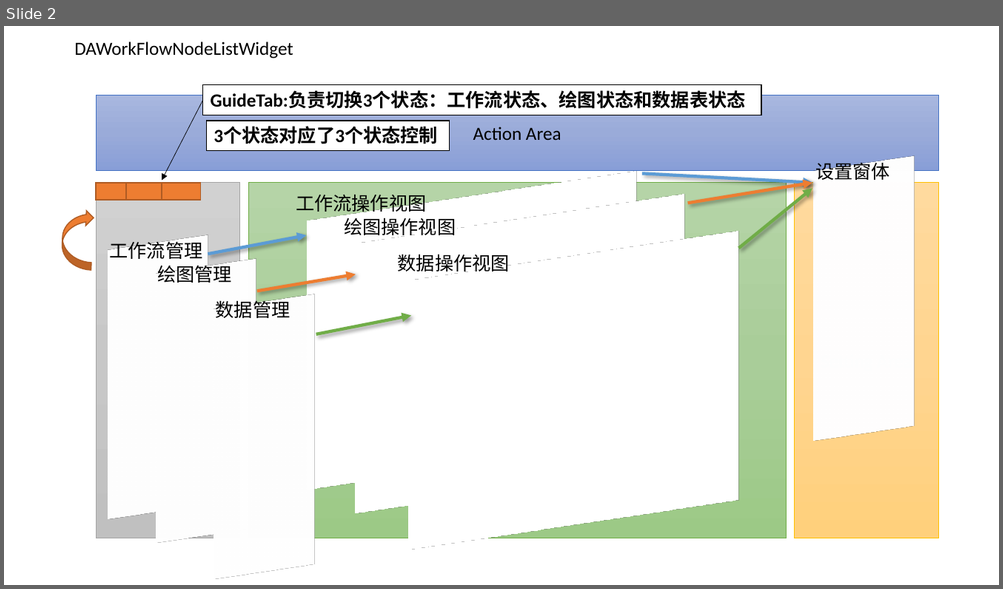
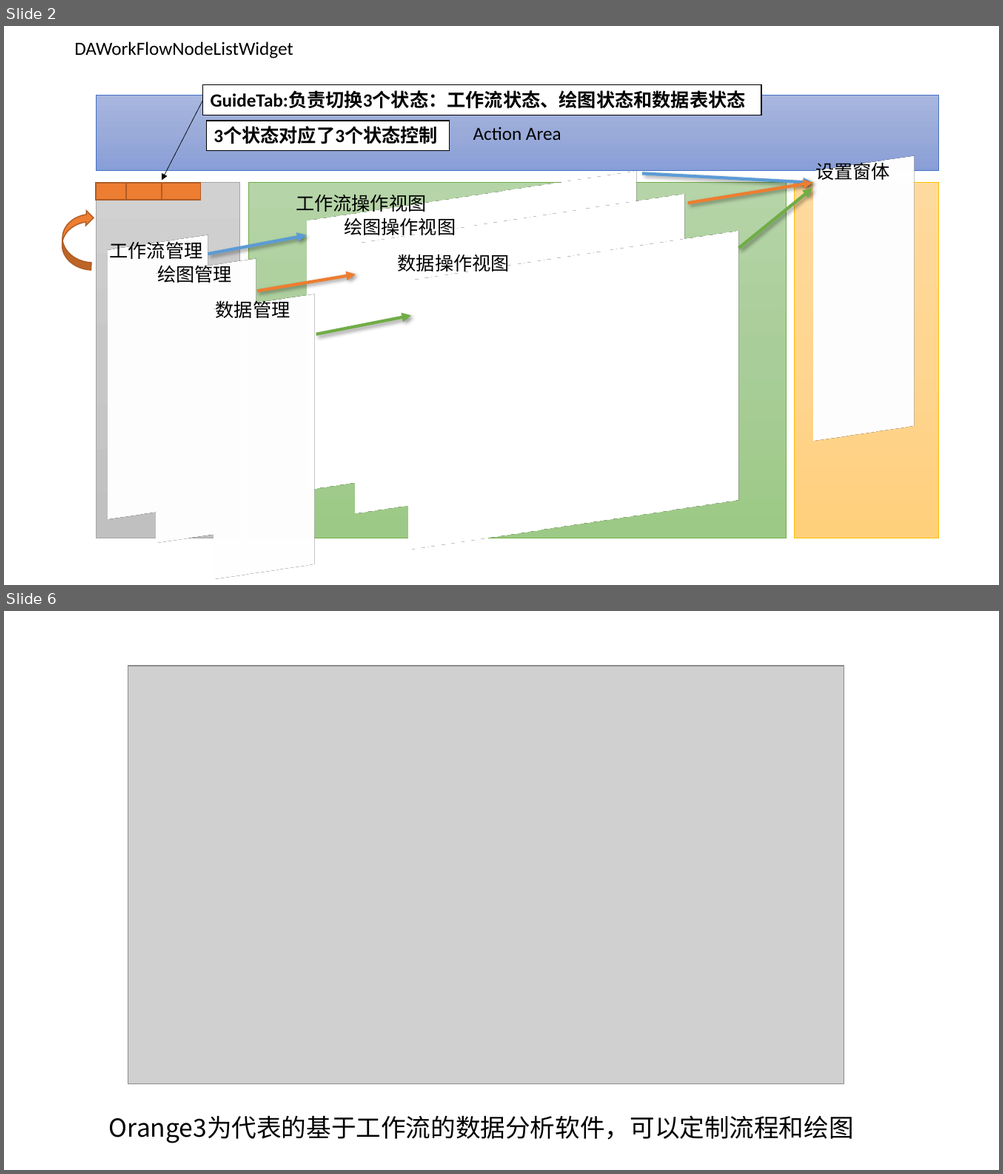
Before and after one commit to czyt1988/data-workbench, a slide deck: doc/DataWorkFlow-chart.pptx. Shown one above the other, each under a label of ours: slide 2 before the commit, slides 2 and 6 after it; the slides between them are not shown. The pictures are 1003x589 and 1003x1174 pixels, drawn with LibreOffice and Linux fonts; fonts in the diff are those of the drawing; grey boxes stand for pictures. Boxes give left, top, right and bottom in pixels: in the first picture for what was removed or moved away, otherwise in the second. Text is boxed around its words. In the diff, an @@ line names an element or a change of style, - is before the commit and + after.

```diff
--- a/doc/DataWorkFlow-chart.pptx
+++ b/doc/DataWorkFlow-chart.pptx
@@ slide 6 added at [4, 611, 999, 1170], background #FFFFFF @@
@@ picture added at [128, 666, 843, 1084] @@
@@ text added at [109, 1116, 854, 1144], 24 pt, text #000000 @@
+Orange3为代表的基于工作流的数据分析软件，可以定制流程和绘图
```
Also in this commit, not shown: 9 other slides added, 4 other files.
